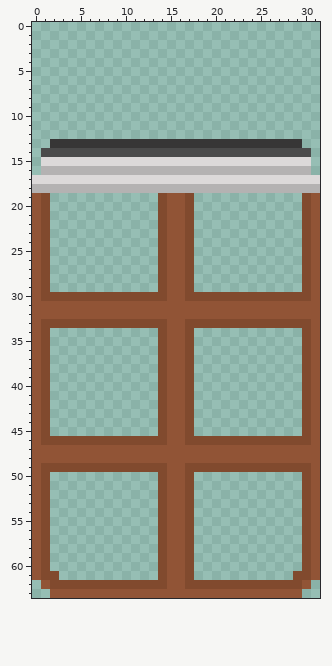
Pixel-art file -- Assets/Sprites/Debit/Items/Land-furnitures/WindowFrame.aseprite. The picture above was drawn from the file before the commit.
32x64 pixels, 1 frame.
New version:
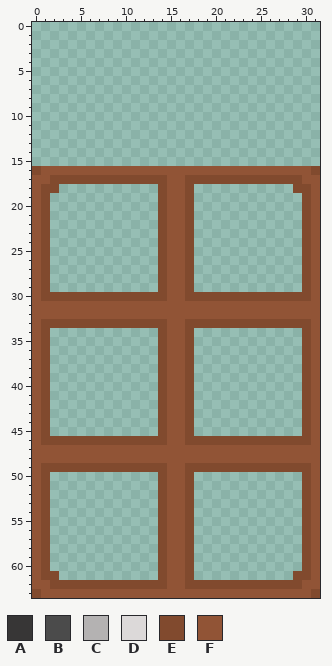
Palette (. is transparent): A #373636  B #4b4b4b  C #b4b2b2  D #dcd9d9  E #814a2e  F #915436
Edits made:
layer "Curtain" now hidden
y 13: x 2..29 AAAAAAAAAAAAAAAAAAAAAAAAAAAA -> ............................
y 14: x 1..30 BBBBBBBBBBBBBBBBBBBBBBBBBBBBBB -> ..............................
y 15: x 1..30 DDDDDDDDDDDDDDDDDDDDDDDDDDDDDD -> ..............................
y 16: x 0..31 .CCCCCCCCCCCCCCCCCCCCCCCCCCCCCC. -> EFFFFFFFFFFFFFFFFFFFFFFFFFFFFFFE
y 17: x 0..31 DDDDDDDDDDDDDDDDDDDDDDDDDDDDDDDD -> FFEEEEEEEEEEEEEFFEEEEEEEEEEEEEFF
y 18: x 0..31 CCCCCCCCCCCCCCCCCCCCCCCCCCCCCCCC -> FEE...........EFFE...........EEF
y 62: x 0 . -> F; x 31 . -> F
y 63: x 0..1 .. -> EF; x 30..31 .. -> FE
